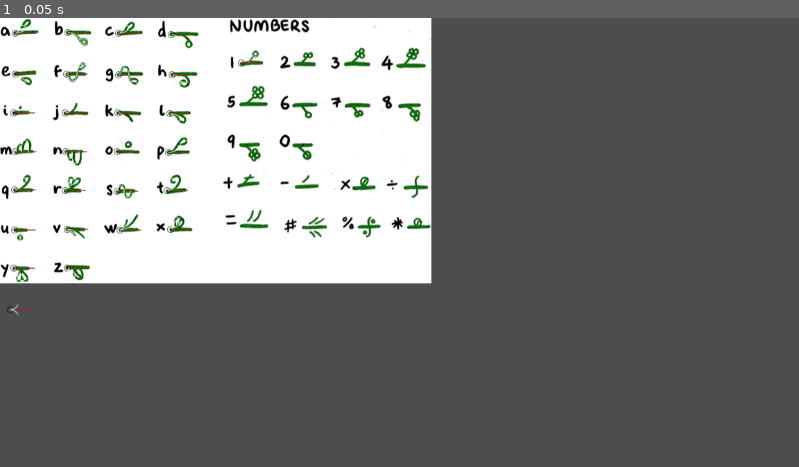
Above: before the commit, frame 1.
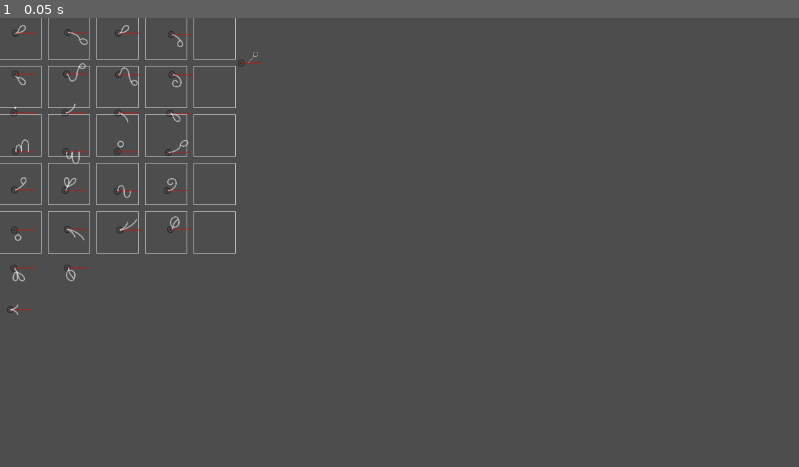
Above: after the commit, the same moment.

Repository: deplanty/tendrilis
Game: Godot game, scene res://editor/editor.tscn
Same seed, same stepped clock (60 frames per second), same inputs: the game is played once before the commit and once after it. This scene is started directly instead of the project's main scene.
Inputs:
- Up to frame 1 (0.05 s): no input

The runs differ from the first frame. In frame 1, 32% of the frame differs, in the area x 0-55%, y 0-60%.

Commit message:
WIP: create each character in a grid to easily mange their size

Diff:
--- a/editor/editor.gd
+++ b/editor/editor.gd
@@ -3,6 +3,28 @@
 
 
 @export_tool_button("Export characters") var tb_export = _on_tb_export_pressed
+
+@export var grid_size: float = 80:
+	set(value):
+		grid_size = value
+		queue_redraw()
+
+@export var grid_padding: int = 10:
+	set(value):
+		grid_padding = value
+		queue_redraw()
+
+
+func _draw() -> void:
+	var grid = 5
+	for row in grid:
+		for column in grid:
+			draw_rect(
+				Rect2(Vector2(column * (grid_size + grid_padding), row * (grid_size + grid_padding)), Vector2(grid_size, grid_size)),
+				Color.GRAY,
+				false,
+				1
+			)
 
 
 func _on_tb_export_pressed() -> void:
--- a/editor/editor.tscn
+++ b/editor/editor.tscn
@@ -186,8 +186,10 @@
 
 [node name="Editor" type="Node2D"]
 script = ExtResource("1_vjobr")
+grid_size = 60.0
 
 [node name="Tendrilis" type="Sprite2D" parent="."]
+visible = false
 position = Vector2(311, 192)
 texture = ExtResource("2_wrb8p")
 
